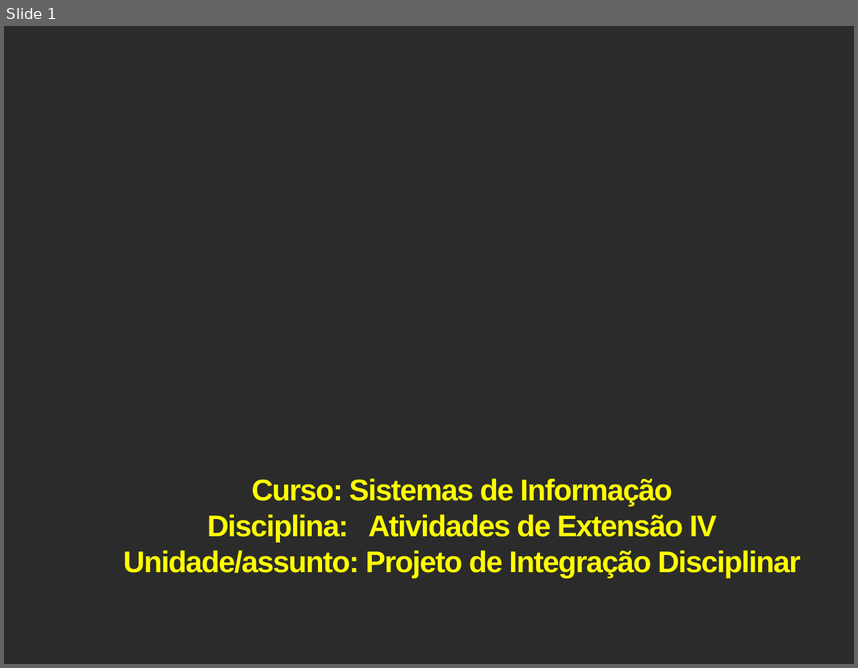
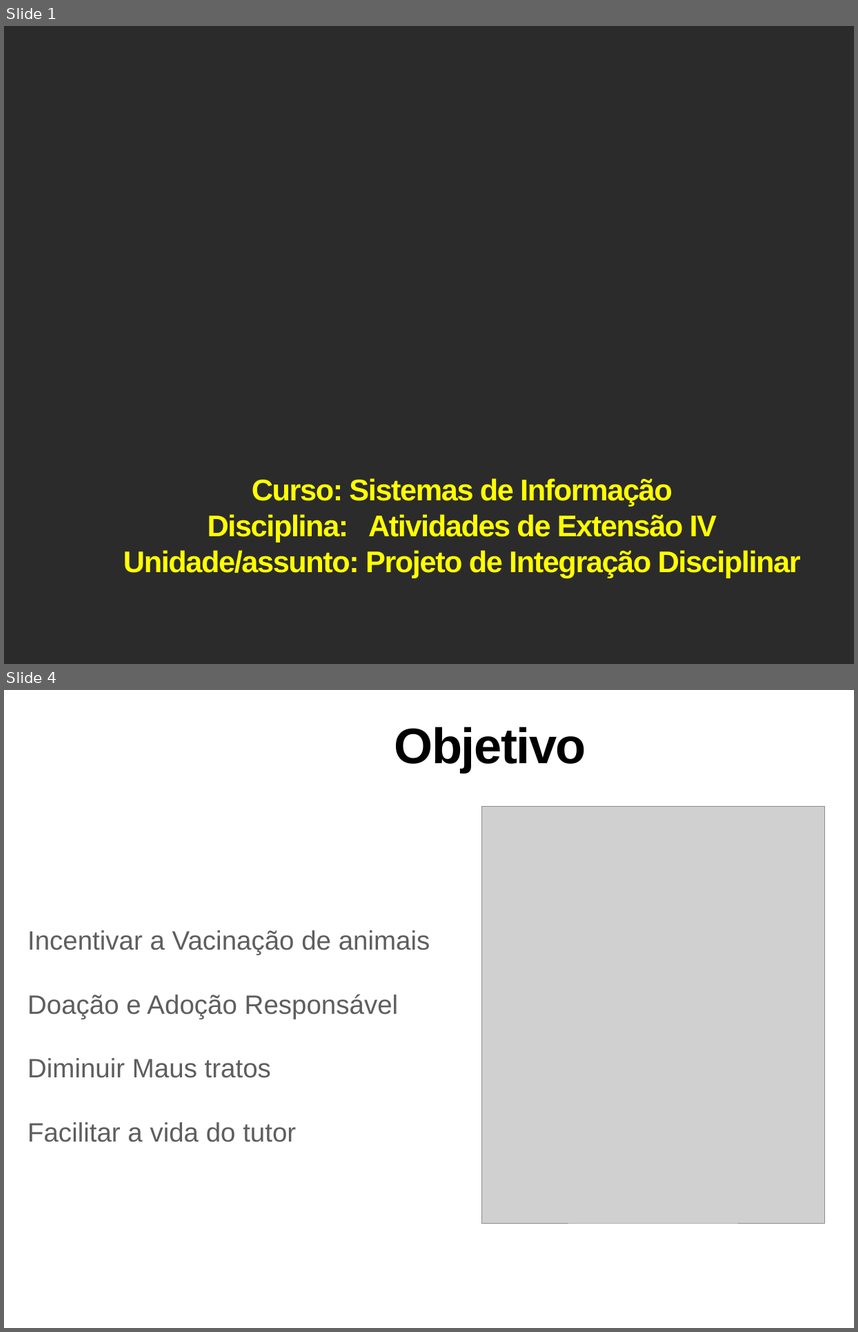
Before and after one commit to DaniloRibs/PetLink, a slide deck: Apresentação/FAI_SI_AE_IV-Slides 2 PetLink.pptx. Shown one above the other, each under a label of ours: slide 1 before the commit, slides 1 and 4 after it; the slides between them are not shown. The pictures are 858x668 and 858x1332 pixels, drawn with LibreOffice and Linux fonts; fonts in the diff are those of the drawing; grey boxes stand for pictures; background and template pictures are left out; a plain dark background stands for a picture behind light text. Boxes give left, top, right and bottom in pixels: in the first picture for what was removed or moved away, otherwise in the second. Text is boxed around its words. In the diff, an @@ line names an element or a change of style, - is before the commit and + after.

```diff
--- a/Apresentação/FAI_SI_AE_IV-Slides 2 PetLink.pptx
+++ b/Apresentação/FAI_SI_AE_IV-Slides 2 PetLink.pptx
@@ slide 4 added at [4, 690, 854, 1328], background picture (left out) @@
@@ title added at [394, 727, 586, 773], 60 pt, text #000000, bold @@
+Objetivo
@@ picture added at [481, 807, 824, 1223] @@
@@ text added at [27, 930, 430, 1142], 32 pt, text #5E5E5E @@
+Incentivar a Vacinação de animais
+Doação e Adoção Responsável
+Diminuir Maus tratos
+Facilitar a vida do tutor
```
Also in this commit, not shown: 3 slides changed, 4 other slides added, 4 slides removed, 5 other files.
